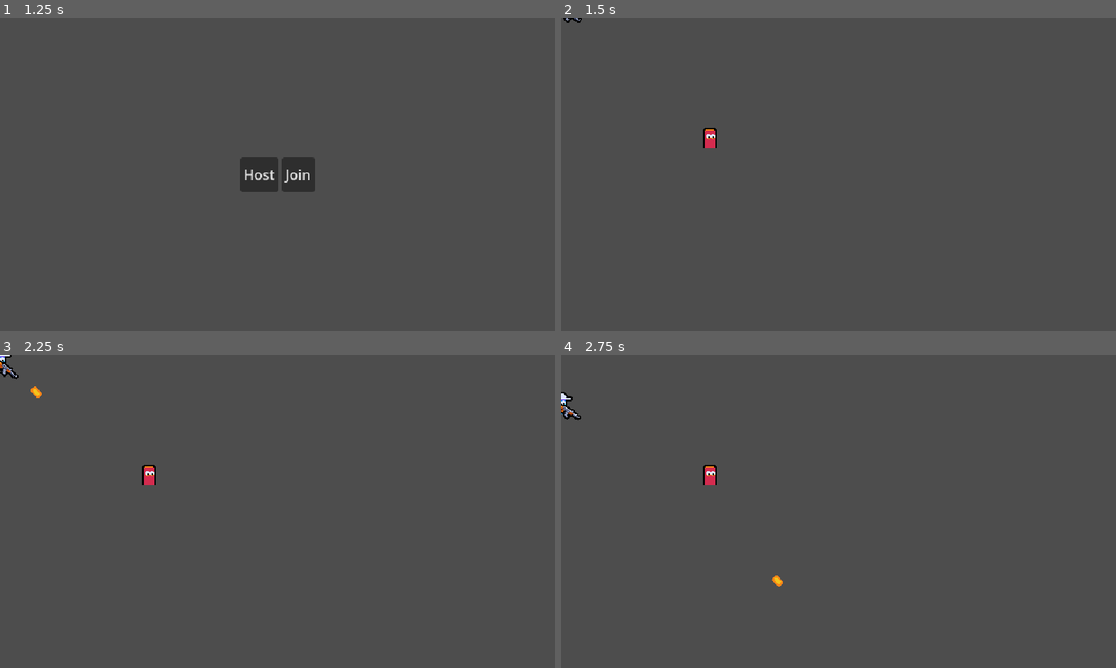
Above: before the commit, frames 1-4 (two rows, left to right).
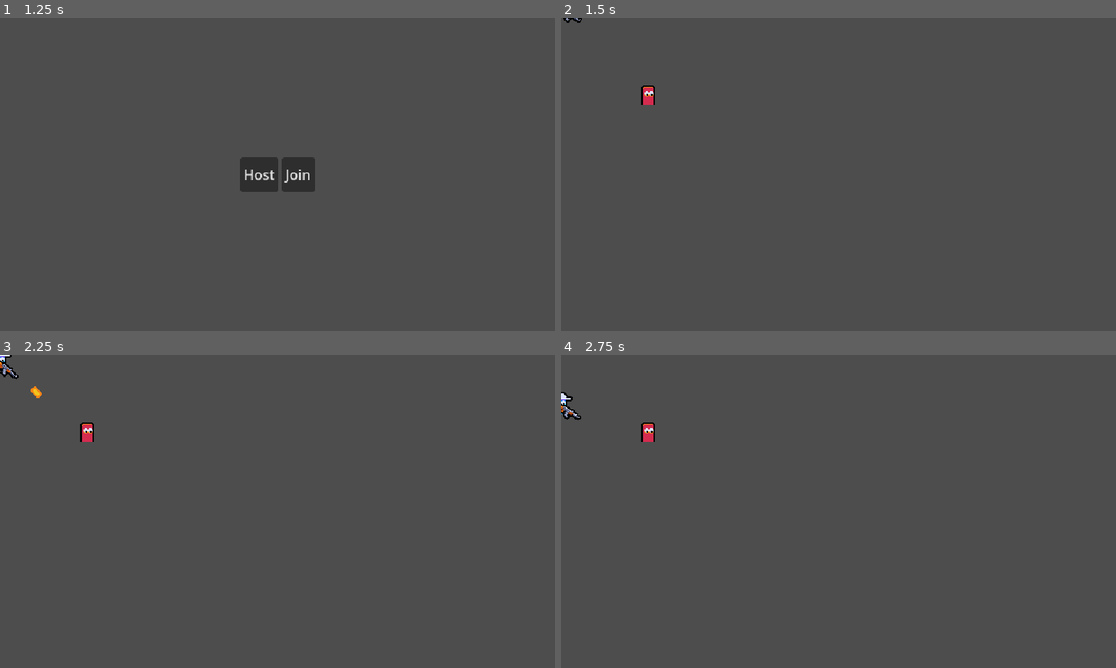
Above: after the commit, the same moments.

Repository: VictorPrazeres/2DMultiplayer
Game: Godot game, scene res://ui/main_menu/main_menu.tscn
The game is run twice, just before and just after one commit, with the same random seed, the same clock (stepped at 60 frames per second) and the same inputs.
Inputs (mouse positions are in pixels of both pictures, inside the frame that each line leads up to):
- Up to frame 1 (1.25 s): tap Enter at 0.5 s; move the mouse to (399, 158) at 0.52 s; press the mouse at (399, 158) at 0.53 s; hold D (move_right) from 0.53 s (still down)
- Up to frame 2 (1.5 s): release D (move_right) at 1.25 s; release the mouse at (960, 158) at 1.25 s; click "Host" at 1.25 s
- Up to frame 3 (2.25 s): tap Space at 2 s; move the mouse to (166, 527) at 2.02 s; hold S (move_down) from 2.03 s (still down); click (166, 527) at 2.1 s
- Up to frame 4 (2.75 s): keep holding S (move_down)

Frame 1 is identical in both runs. In frame 2, 0.3% of the frame differs, in the area x 14-29%, y 21-42%; in frame 3, 0.3%; in frame 4, 0.4%, in the area x 14-40%, y 21-74%.

Commit message:
feat(enemy): add health management and network synchronization
Implement basic health tracking for enemy entities and synchronize health
updates across network peers to maintain consistent state in multiplayer
sessions.

Diff:
--- a/entities/enemy/enemy.gd
+++ b/entities/enemy/enemy.gd
@@ -1,4 +1,6 @@
 extends CharacterBody2D
+
+var current_health: int = 5
 
 @onready var hurtbox: Area2D = $Hurtbox
 
@@ -7,10 +9,16 @@
 	hurtbox.area_entered.connect(_on_area_entered)
 
 
+func handle_hit():
+	current_health -= 1
+	if current_health <= 0:
+		queue_free()
+
+
 func _on_area_entered(other_area: Area2D):
 	if !is_multiplayer_authority():
 		return
 	if other_area.owner is Bullet:
 		var bullet = other_area.owner as Bullet
 		bullet.register_collision()
-		print("collision")
+		handle_hit()
--- a/entities/enemy/enemy.tscn
+++ b/entities/enemy/enemy.tscn
@@ -1,7 +1,12 @@
-[gd_scene load_steps=5 format=3 uid="uid://dm0754lgs1m7u"]
+[gd_scene load_steps=6 format=3 uid="uid://dm0754lgs1m7u"]
 
 [ext_resource type="Script" uid="uid://b3m16r7ng73s1" path="res://entities/enemy/enemy.gd" id="1_im2q6"]
 [ext_resource type="Texture2D" uid="uid://cbsaisnil07vn" path="res://entities/enemy/enemy_medium.png" id="1_ksmh7"]
+
+[sub_resource type="SceneReplicationConfig" id="SceneReplicationConfig_im2q6"]
+properties/0/path = NodePath(".:global_position")
+properties/0/spawn = true
+properties/0/replication_mode = 0
 
 [sub_resource type="RectangleShape2D" id="RectangleShape2D_ksmh7"]
 size = Vector2(16, 24)
@@ -11,6 +16,9 @@
 
 [node name="Enemy" type="CharacterBody2D"]
 script = ExtResource("1_im2q6")
+
+[node name="MultiplayerSynchronizer" type="MultiplayerSynchronizer" parent="."]
+replication_config = SubResource("SceneReplicationConfig_im2q6")
 
 [node name="Hurtbox" type="Area2D" parent="."]
 position = Vector2(0, -12)
--- a/main.gd
+++ b/main.gd
@@ -1,6 +1,7 @@
 extends Node
 
 var player_scene: PackedScene = preload("uid://cjqc31ns8shcp")
+var enemy_scene: PackedScene = preload("uid://dm0754lgs1m7u")
 
 @onready var multiplayer_spawner: MultiplayerSpawner = $MultiplayerSpawner
 
@@ -14,6 +15,11 @@
 
 	peer_ready.rpc_id(1)
 
+	if is_multiplayer_authority():
+		var enemy = enemy_scene.instantiate() as Node2D
+		enemy.global_position = Vector2.ONE * 100
+		add_child(enemy)
+
 
 @rpc("any_peer", "call_local", "reliable")
 func peer_ready():
--- a/main.tscn
+++ b/main.tscn
@@ -1,14 +1,10 @@
-[gd_scene load_steps=3 format=3 uid="uid://bwtumf0ncui6b"]
+[gd_scene load_steps=2 format=3 uid="uid://bwtumf0ncui6b"]
 
 [ext_resource type="Script" uid="uid://c5axiyf5qkt3a" path="res://main.gd" id="1_ig7tw"]
-[ext_resource type="PackedScene" uid="uid://dm0754lgs1m7u" path="res://entities/enemy/enemy.tscn" id="2_0xm2m"]
 
 [node name="Main" type="Node"]
 script = ExtResource("1_ig7tw")
 
 [node name="MultiplayerSpawner" type="MultiplayerSpawner" parent="."]
-_spawnable_scenes = PackedStringArray("uid://dp5836u66xfiw")
+_spawnable_scenes = PackedStringArray("uid://dp5836u66xfiw", "uid://dm0754lgs1m7u")
 spawn_path = NodePath("..")
-
-[node name="Enemy" parent="." instance=ExtResource("2_0xm2m")]
-position = Vector2(171, 149)
